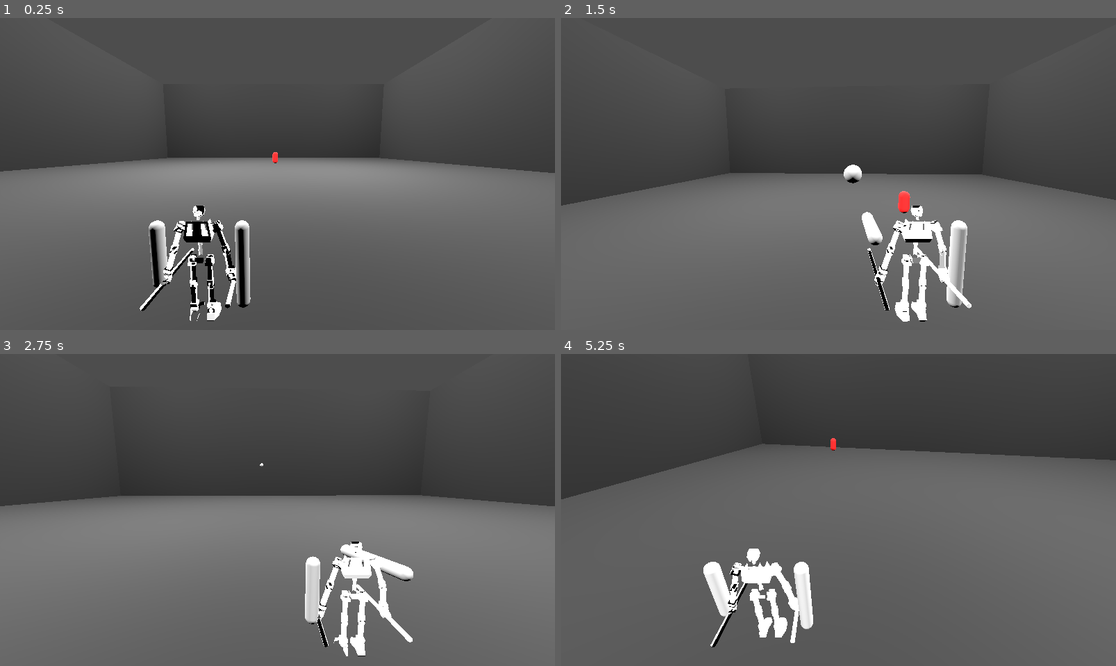
Above: before the commit, frames 1-4 (two rows, left to right).
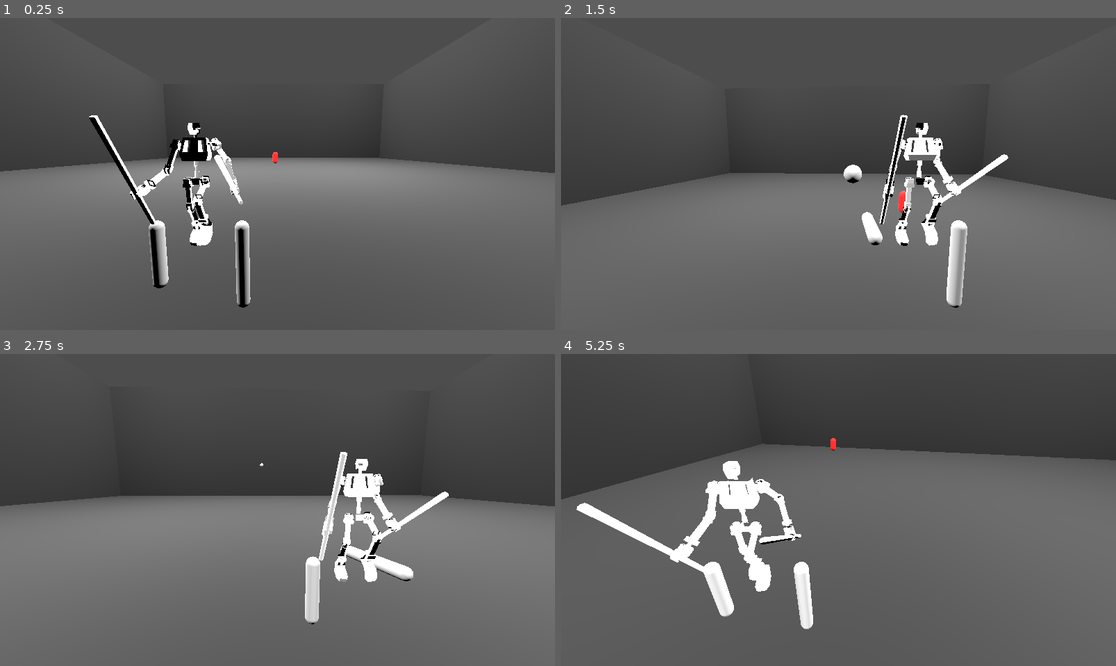
Above: after the commit, the same moments.

Repository: SKeppinger/brickbot-beatdown
Game: Godot game, scene res://demo/demo_arena.tscn
The game is run twice, just before and just after one commit, with the same random seed, the same clock (stepped at 60 frames per second) and the same inputs.
Inputs (mouse positions are in pixels of both pictures, inside the frame that each line leads up to):
- Up to frame 1 (0.25 s): no input
- Up to frame 2 (1.5 s): tap Enter at 0.5 s; move the mouse to (866, 174) at 0.52 s; hold W (move_forward) from 0.53 s (still down); tap X (change_shoulder) at 0.6 s; tap Space (jump) at 0.77 s; move the mouse to (810, 174) at 1.27 s; click (810, 174) at 1.35 s
- Up to frame 3 (2.75 s): keep holding W (move_forward); tap Space (jump) at 1.52 s; move the mouse to (288, 503) at 2.02 s; hold Right mouse button (right_ability) from 2.03 s (still down)
- Up to frame 4 (5.25 s): keep holding W (move_forward); move the mouse to (832, 516) at 2.77 s; release Right mouse button (right_ability) at 2.78 s; tap Shift (special_ability) at 2.85 s; tap Space (jump) at 3.02, 3.77, 4.52 s; move the mouse to (877, 513) at 3.52 s; hold Ctrl (sprint) 3.53-4.28 s; move the mouse to (794, 506) at 4.27 s; tap C (target_lock) at 4.35 s; move the mouse to (844, 510) at 5.02 s; tap X (change_shoulder) at 5.1 s

The runs differ from the first frame. In frame 1, 3.8% of the frame differs, in the area x 16-44%, y 31-98%; in frame 2, 3.7%; in frame 3, 3.5%; in frame 4, 4.1%, in the area x 2-44%, y 34-94%.

Commit message:
running animation complete and imported to godot. character model checked in

Diff:
--- a/demo/player.tscn
+++ b/demo/player.tscn
@@ -1,21 +1,22 @@
-[gd_scene load_steps=7 format=3 uid="uid://d1d35a4aiirdi"]
+[gd_scene format=3 uid="uid://d1d35a4aiirdi"]
 
 [ext_resource type="Script" uid="uid://bbhrg8i6qpd4i" path="res://demo/player.gd" id="1_euw2q"]
 [ext_resource type="PackedScene" uid="uid://ceuf45tbqi1rd" path="res://attachments/ranged_attachment.tscn" id="2_giqk6"]
 [ext_resource type="PackedScene" uid="uid://cjqh8oojt61a3" path="res://assets/character/demo_model/char_brickbot_1.glb" id="2_pdims"]
 [ext_resource type="PackedScene" uid="uid://debxgxhqpgpf1" path="res://attachments/melee_attachment.tscn" id="3_yji6d"]
-[ext_resource type="PackedScene" uid="uid://b7syin4csi1kt" path="res://assets/character/demo_model/melee_left_timing.glb" id="4_uuw2b"]
+[ext_resource type="PackedScene" uid="uid://bvqb4ofwl2w84" path="res://assets/character/brickbot/char_brickbot_2.glb" id="5_pdims"]
 
 [sub_resource type="CapsuleShape3D" id="CapsuleShape3D_kegl3"]
 
-[node name="Player" type="CharacterBody3D" groups=["player"]]
+[node name="Player" type="CharacterBody3D" unique_id=1046148302 groups=["player"]]
 collision_mask = 7
 script = ExtResource("1_euw2q")
 
-[node name="char_brickbot_1" parent="." instance=ExtResource("2_pdims")]
+[node name="char_brickbot_1" parent="." unique_id=1138550672 instance=ExtResource("2_pdims")]
 transform = Transform3D(-1, 0, -8.742278e-08, 0, 1, 0, 8.742278e-08, 0, -1, 0, -1.1204621, 0)
+visible = false
 
-[node name="Skeleton3D" parent="char_brickbot_1/metarig" index="0"]
+[node name="Skeleton3D" parent="char_brickbot_1/metarig" parent_id_path=PackedInt32Array(1138550672, 597674357) index="0" unique_id=1801817379]
 bones/3/rotation = Quaternion(-0.0016382344, 0.013940774, -0.9897335, 0.14223386)
 bones/5/rotation = Quaternion(-0.072738804, 0.9544648, 0.017236829, -0.28880617)
 bones/6/rotation = Quaternion(-0.0016780565, -0.013922628, 0.9887918, 0.14864105)
@@ -24,50 +25,46 @@
 bones/9/rotation = Quaternion(0.9999852, -0.00021410994, -9.582519e-05, -0.0054339655)
 bones/12/rotation = Quaternion(0.9999852, 0.00021410857, 9.606176e-05, -0.005433965)
 
-[node name="CollisionShape3D" type="CollisionShape3D" parent="."]
+[node name="CollisionShape3D" type="CollisionShape3D" parent="." unique_id=819164279]
 shape = SubResource("CapsuleShape3D_kegl3")
 
-[node name="FacingDirection" type="RayCast3D" parent="CollisionShape3D"]
+[node name="FacingDirection" type="RayCast3D" parent="CollisionShape3D" unique_id=1548326875]
 transform = Transform3D(1, 0, 0, 0, 1, 0, 0, 0, 1, 0, 0.58, -0.433)
 target_position = Vector3(0, 0, -1)
 
-[node name="CameraPivot" type="Node3D" parent="."]
+[node name="CameraPivot" type="Node3D" parent="." unique_id=1731401337]
 
-[node name="Camera3D" type="Camera3D" parent="CameraPivot"]
+[node name="Camera3D" type="Camera3D" parent="CameraPivot" unique_id=1310681344]
 transform = Transform3D(1, 0, 0, 0, 0.99254614, 0.12186935, 0, -0.12186935, 0.99254614, 1.1, 1.5, 2.75)
 
-[node name="LeftArmAttachment" type="Node3D" parent="."]
+[node name="LeftArmAttachment" type="Node3D" parent="." unique_id=178813499]
 transform = Transform3D(1, 0, 0, 0, 1, 0, 0, 0, 1, -0.6, 0, 0)
 
-[node name="RangedAttachment" parent="LeftArmAttachment" instance=ExtResource("2_giqk6")]
+[node name="RangedAttachment" parent="LeftArmAttachment" unique_id=104347526 instance=ExtResource("2_giqk6")]
 collision_mask = 7
 
-[node name="RightArmAttachment" type="Node3D" parent="."]
+[node name="RightArmAttachment" type="Node3D" parent="." unique_id=2130059498]
 transform = Transform3D(1, 0, 0, 0, 1, 0, 0, 0, 1, 0.6, 0, 0)
 
-[node name="MeleeAttachment" parent="RightArmAttachment" node_paths=PackedStringArray("target_anim_player") instance=ExtResource("3_yji6d")]
+[node name="MeleeAttachment" parent="RightArmAttachment" unique_id=767251105 node_paths=PackedStringArray("target_anim_player") instance=ExtResource("3_yji6d")]
 target_anim_player = NodePath("../../char_brickbot_1/AnimationPlayer")
 
-[node name="melee_left_timing" parent="." instance=ExtResource("4_uuw2b")]
-transform = Transform3D(-1, 0, -8.742278e-08, 0, 1, 0, 8.742278e-08, 0, -1, 0.06248331, -1.09346, 0)
-visible = false
+[node name="char_brickbot_2" parent="." unique_id=496472428 instance=ExtResource("5_pdims")]
 
-[node name="metarig" parent="melee_left_timing" index="0"]
-transform = Transform3D(1, 0, 0, 0, 1, 0, 0, 0, 1, 0.050854594, -0.024490476, 1.1210122e-08)
-
-[node name="Skeleton3D" parent="melee_left_timing/metarig" index="0"]
-bones/1/rotation = Quaternion(-0.047831547, 0.01234272, 0.022182927, 0.99853283)
-bones/2/rotation = Quaternion(0.08091339, -0.040989872, -0.9683671, 0.23246108)
-bones/4/rotation = Quaternion(-0.072738804, 0.95446473, 0.01723683, -0.28880614)
-bones/5/rotation = Quaternion(0.08715988, 0.03314946, 0.9691212, 0.22827268)
-bones/6/rotation = Quaternion(0.015960252, 0.006836313, 0.005962037, 0.9998315)
-bones/7/rotation = Quaternion(-0.05914043, 0.9648103, -0.040887825, 0.2529263)
-bones/8/rotation = Quaternion(0.9958667, 0.08878965, -0.018974394, 0.002431257)
-bones/9/rotation = Quaternion(-0.00441561, 0.014815405, 0.056085505, 0.9983063)
-bones/10/rotation = Quaternion(-0.44032034, -0.103073105, -0.13534054, 0.8815763)
-bones/11/rotation = Quaternion(0.99638605, -0.08029837, 0.027400527, -0.004039309)
-bones/12/rotation = Quaternion(-0.00867633, -0.025505103, -0.06490075, 0.997528)
-bones/13/rotation = Quaternion(-0.45424265, 0.2523761, 0.14647816, 0.84173274)
+[node name="Skeleton3D" parent="char_brickbot_2/metarig" parent_id_path=PackedInt32Array(496472428, 1250699374) index="0" unique_id=1867213969]
+bones/0/position = Vector3(2.7782404e-10, 1.0712608, -0.0013082863)
+bones/3/rotation = Quaternion(0.049790867, 0.37020862, -0.917968, 0.13342194)
+bones/4/rotation = Quaternion(0.5976825, -0.17334944, -0.0103760045, 0.7826992)
+bones/5/rotation = Quaternion(-0.072738804, 0.9544648, 0.017236821, -0.28880623)
+bones/6/rotation = Quaternion(-0.00593412, 0.05438325, 0.9875852, 0.14725085)
+bones/7/rotation = Quaternion(0.43016535, 0.13135949, 0.009409207, 0.89309233)
+bones/8/rotation = Quaternion(0.07273874, 0.954465, 0.017236898, 0.28880557)
+bones/9/rotation = Quaternion(0.87403315, -0.00023370082, 2.1545415e-05, 0.4858664)
+bones/10/rotation = Quaternion(0.70024824, 0.0048275515, -0.0023399126, 0.7138793)
+bones/11/rotation = Quaternion(-0.46809104, -0.042735543, -0.026943116, 0.88223505)
+bones/12/rotation = Quaternion(0.9985731, 0.00020926452, 0.000106225125, -0.053402152)
+bones/13/rotation = Quaternion(0.20701538, -0.0030502507, 0.0046560965, 0.97832197)
+bones/14/rotation = Quaternion(-0.48773232, 0.04348168, 0.026162822, 0.87151706)
 
 [editable path="char_brickbot_1"]
-[editable path="melee_left_timing"]
+[editable path="char_brickbot_2"]
Binary file added: assets/character/brickbot/char_brickbot_2.glb
Not shown, added: assets/character/brickbot/char_brickbot_2.glb.import
Not shown, changed: assets/character/brickbot/char_brickbot_2.blend
Not shown, added: assets/character/brickbot/char_brickbot_2.blend1
Not shown, changed: assets/character/brickbot/readme.md
